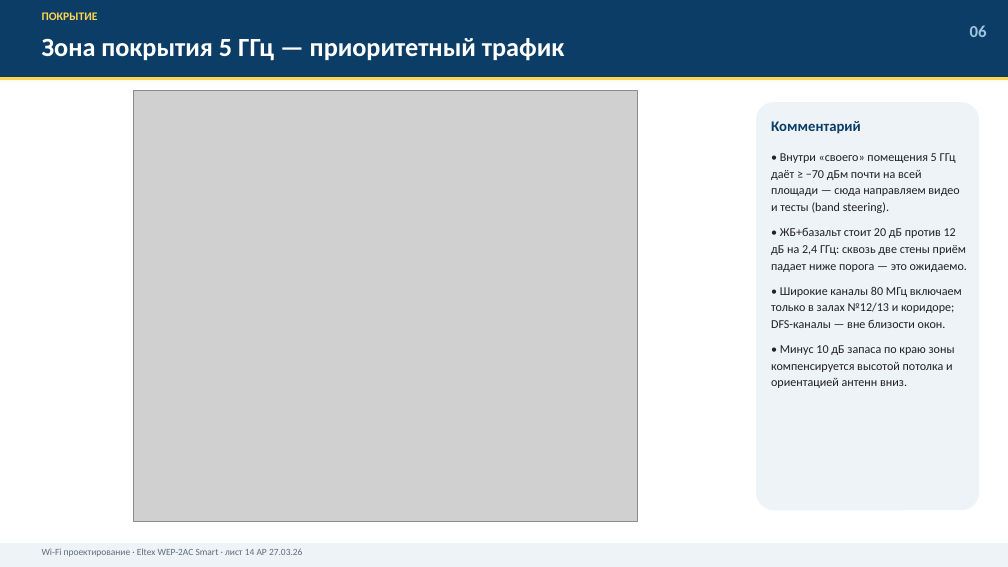
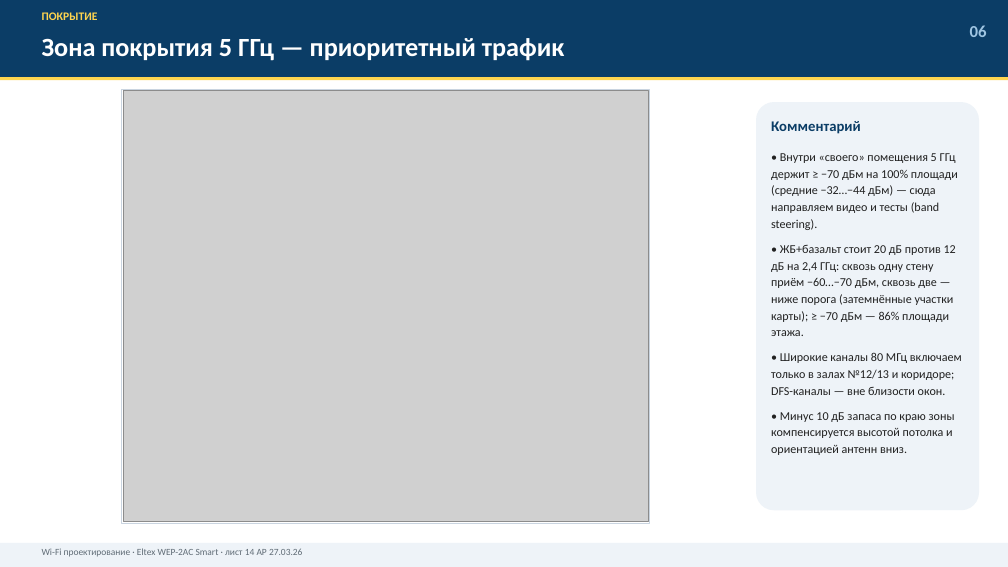
Before and after one commit to vertikalnii/preza, a slide deck: slide 7 of out/WiFi_Eltex_WEP-2AC_план_лист14.pptx. Drawn at 1008x567 pixels with LibreOffice and Linux fonts; fonts in the diff are those of the drawing; grey boxes stand for pictures. Boxes give left, top, right and bottom in pixels: in the first picture for what was removed or moved away, otherwise in the second. Text is boxed around its words. In the diff, an @@ line names an element or a change of style, - is before the commit and + after.

```diff
--- a/out/WiFi_Eltex_WEP-2AC_план_лист14.pptx
+++ b/out/WiFi_Eltex_WEP-2AC_план_лист14.pptx
@@ rectangle added at bbox=[122, 89, 650, 523], outline #C9D4E0 1 pt @@
@@ picture: place and size @@
-picture at bbox=[134, 91, 637, 522]
+picture at bbox=[123, 91, 648, 522]
@@ text at bbox=[771, 153, 958, 336]: text changed @@
-• Внутри «своего» помещения 5 ГГц даёт ≥ −70 дБм почти на всей площади — сюда направляем видео и тесты (band steering).
-• ЖБ+базальт стоит 20 дБ против 12 дБ на 2,4 ГГц: сквозь две стены приём падает ниже порога — это ожидаемо.
+• Внутри «своего» помещения 5 ГГц держит ≥ −70 дБм на 100% площади (средние −32…−44 дБм) — сюда направляем видео и тесты (band steering).
+• ЖБ+базальт стоит 20 дБ против 12 дБ на 2,4 ГГц: сквозь одну стену приём −60…−70 дБм, сквозь две — ниже порога (затемнённые участки карты); ≥ −70 дБм — 86% площади этажа.
```
Also in this commit, not shown: 3 other slides changed, 13 other files.
